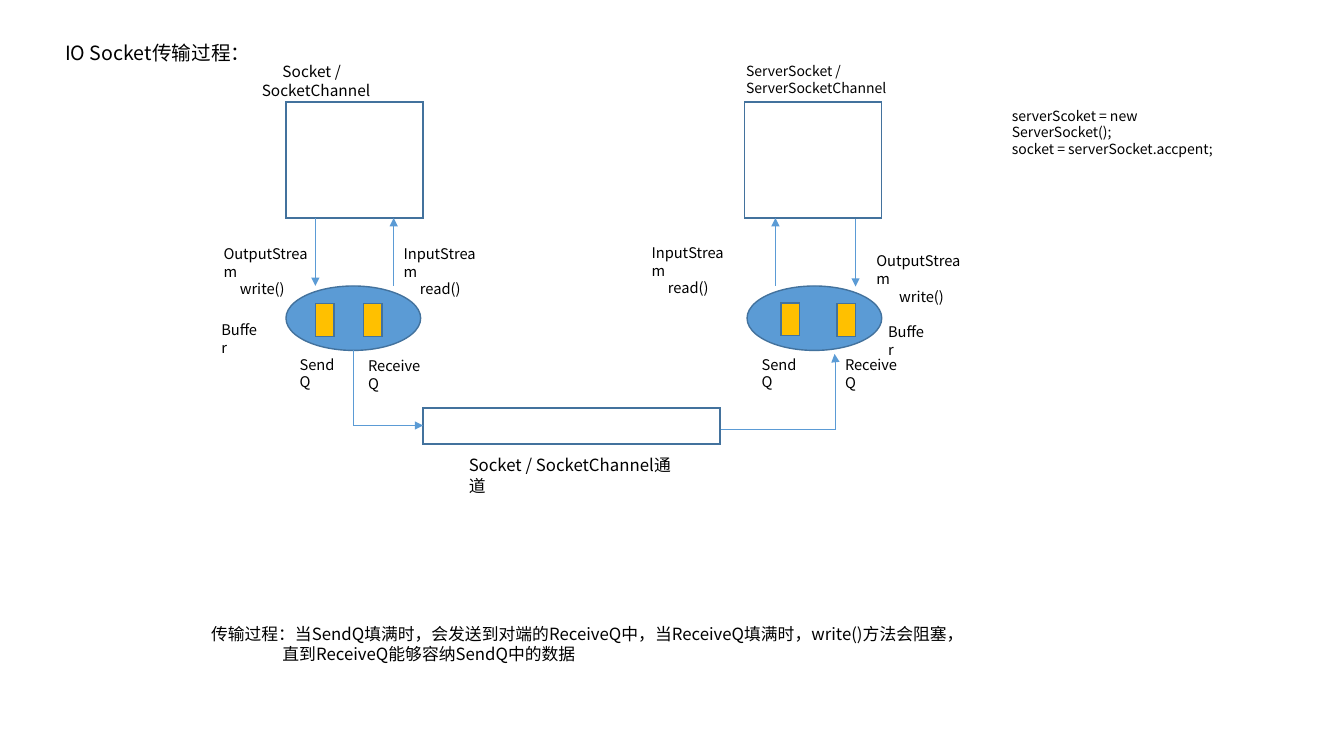
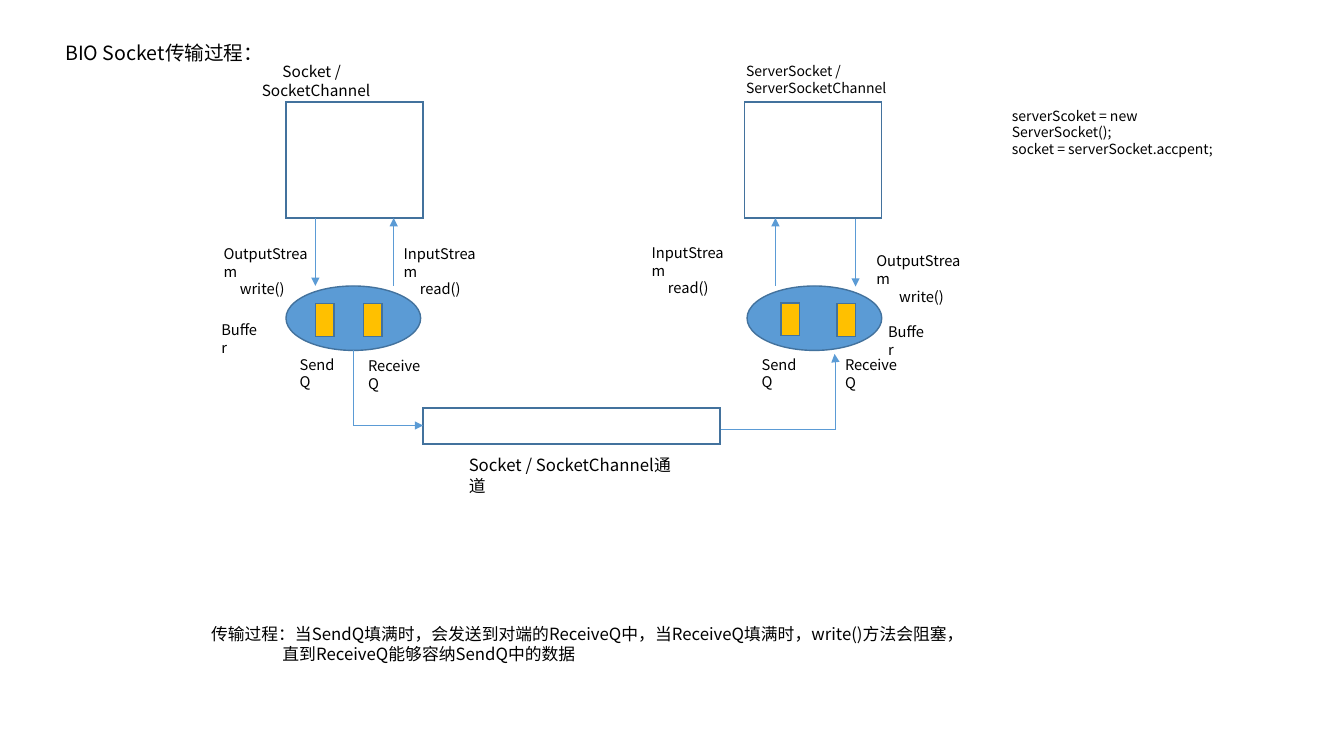
Before and after one commit to dengboyu/future, a slide deck: slide 14 of doc/doc.pptx. Drawn at 1344x756 pixels with LibreOffice and Linux fonts; fonts in the diff are those of the drawing. Boxes give left, top, right and bottom in pixels: in the first picture for what was removed or moved away, otherwise in the second. Text is boxed around its words. In the diff, an @@ line names an element or a change of style, - is before the commit and + after.

```diff
--- a/doc/doc.pptx
+++ b/doc/doc.pptx
@@ text at (x1=65, y1=43, x2=263, y2=62): text changed @@
-IO Socket传输过程：
+BIO Socket传输过程：
```
Also in this commit, not shown: 1 other slide changed, 1 slide added, 13 other files.
